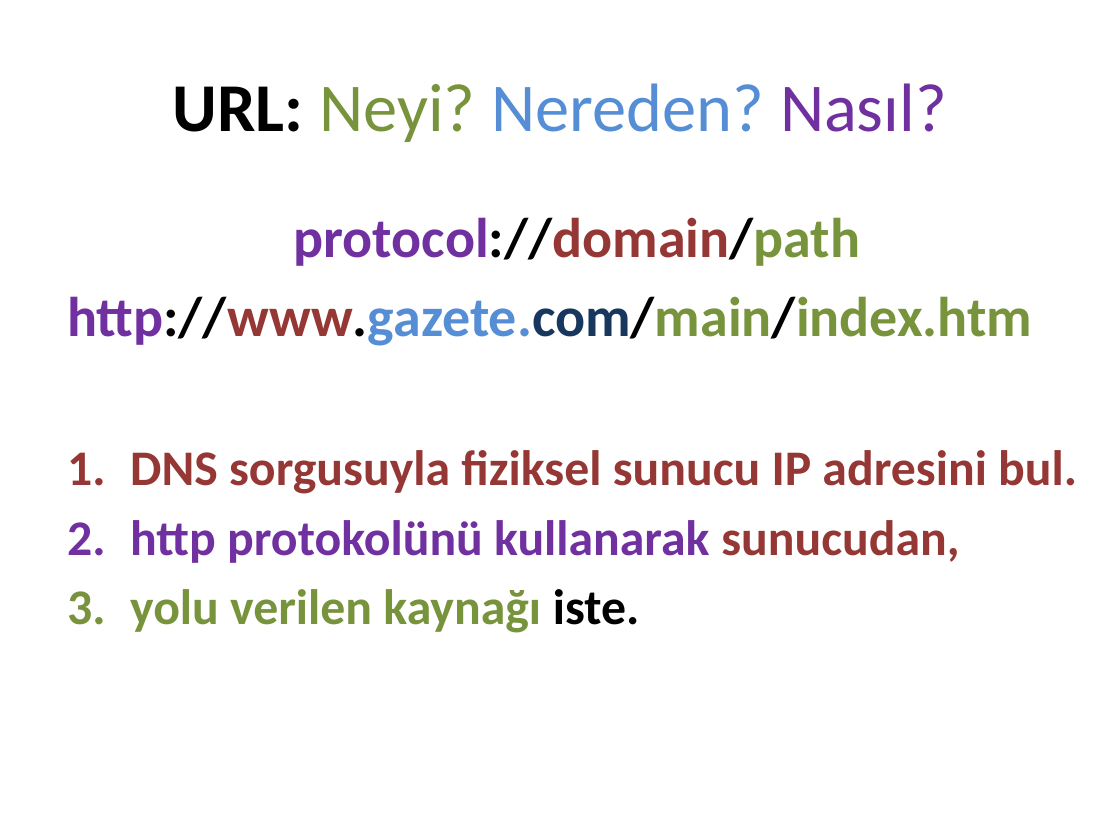
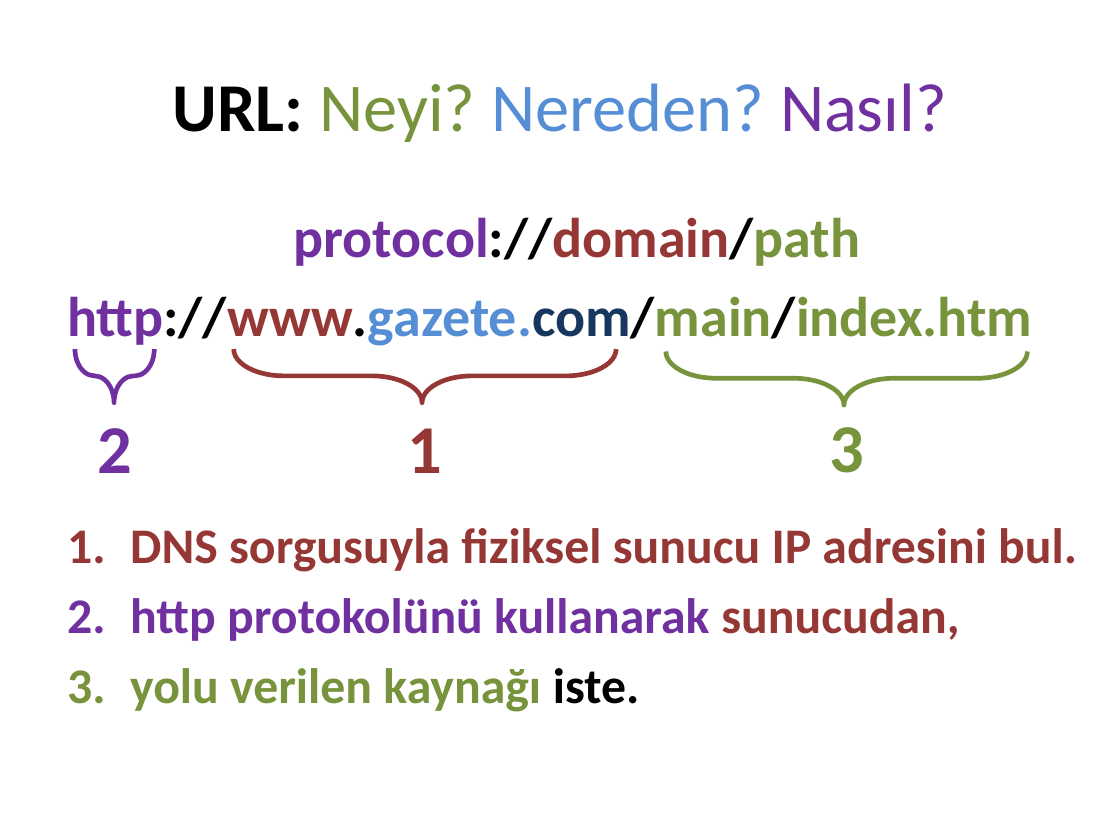
Before and after one commit to cemmerven/attrac, a slide deck: slide 27 of AttendanceTracker/Web Adresi.pptx. Drawn at 1120x840 pixels with LibreOffice and Linux fonts; fonts in the diff are those of the drawing. Boxes give left, top, right and bottom in pixels: in the first picture for what was removed or moved away, otherwise in the second. Text is boxed around its words. In the diff, an @@ line names an element or a change of style, - is before the commit and + after.

```diff
--- a/AttendanceTracker/Web Adresi.pptx
+++ b/AttendanceTracker/Web Adresi.pptx
@@ text "protocol://domain/path" rewrapped from <box>67,217,1077,633</box> to <box>67,217,1077,712</box> @@
@@ right brace added at <box>74,349,154,403</box>, outline #7030A0 3 pt @@
@@ right brace added at <box>234,349,615,403</box>, outline #953735 3 pt @@
@@ right brace added at <box>666,351,1028,405</box>, outline #77933C 3 pt @@
@@ text added at <box>97,428,132,473</box>, 44 pt, text #7030A0, bold @@
+2
@@ text added at <box>408,428,443,473</box>, 44 pt, text #953735, bold @@
+1
@@ text added at <box>829,427,864,473</box>, 44 pt, text #77933C, bold @@
+3
```
Also in this commit, not shown: 4 other slides changed, 1 slide removed, 5 other files.
